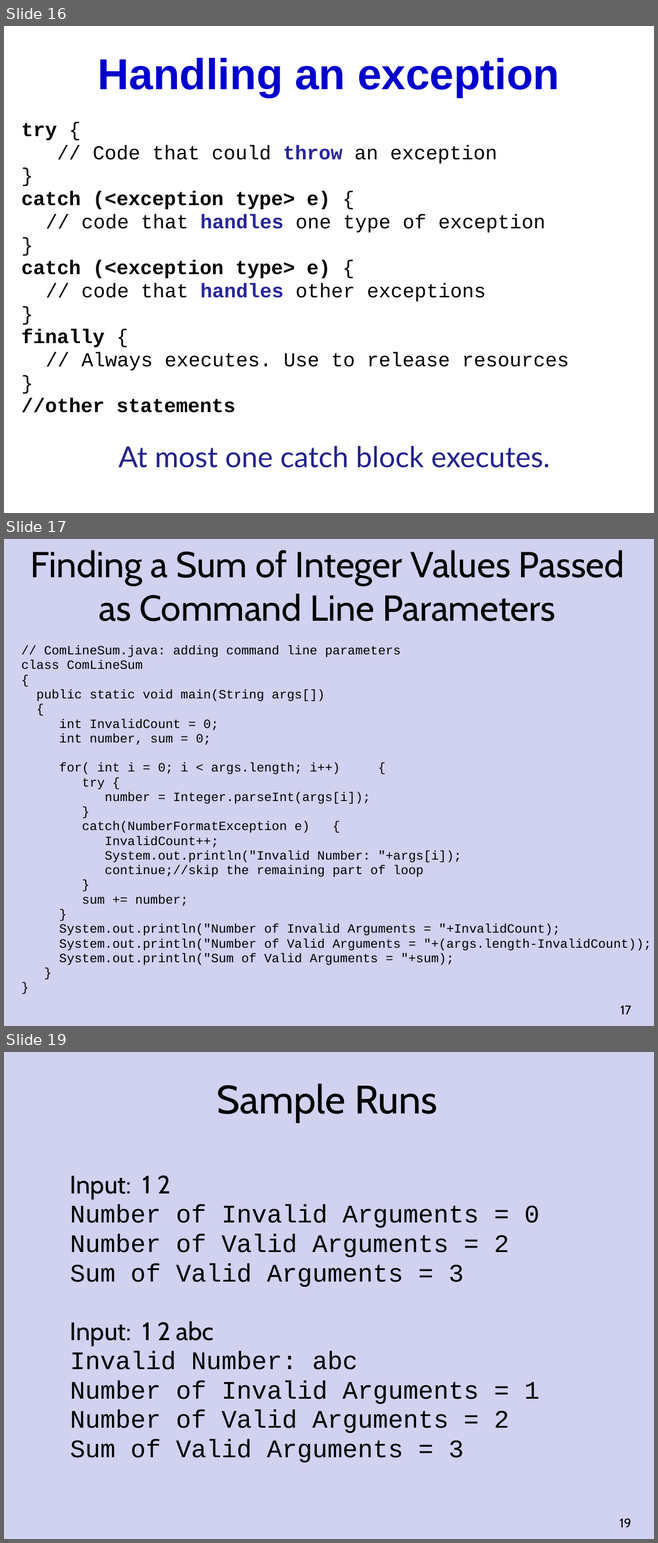
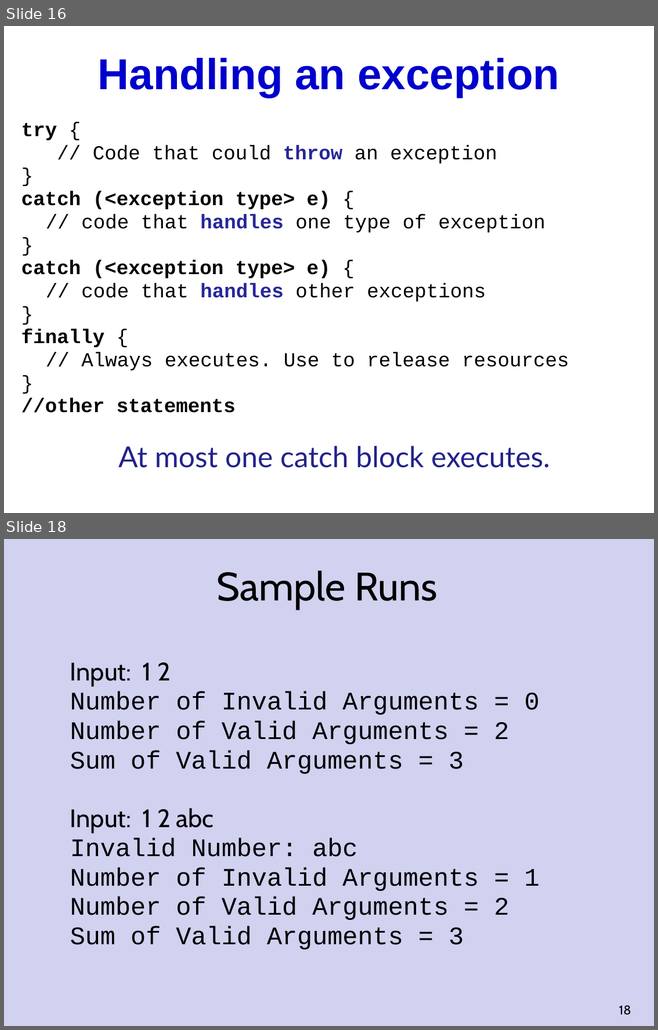
Before and after one commit to Cy-FairCS/cs3, a slide deck: u02d_exceptions/notes/a_Java Exceptions.pptx. Shown one above the other, each under a label of ours: slides 16, 17 and 19 before the commit, slides 16 and 18 after it; the slides between them are not shown. The pictures are 658x1543 and 658x1030 pixels, drawn with LibreOffice and Linux fonts; fonts in the diff are those of the drawing. Boxes give left, top, right and bottom in pixels: in the first picture for what was removed or moved away, otherwise in the second. Text is boxed around its words. In the diff, an @@ line names an element or a change of style, - is before the commit and + after.

Commit message:
Updated exceptions ppts

```diff
--- a/u02d_exceptions/notes/a_Java Exceptions.pptx
+++ b/u02d_exceptions/notes/a_Java Exceptions.pptx
@@ slide 17 removed at [4, 539, 654, 1026], background #D1D1F0 @@
@@ title removed at [30, 550, 624, 621] @@
-Finding a Sum of Integer Values Passed as Command Line Parameters
@@ text removed at [21, 646, 651, 965] @@
-// ComLineSum.java: adding command line parameters
-class ComLineSum
-{
-public static void main(String args[])
-{
-int InvalidCount = 0;
-int number, sum = 0;
-for( int i = 0; i < args.length; i++) {
-try {
-number = Integer.parseInt(args[i]);
-}
-catch(NumberFormatException e) {
-InvalidCount++;
-System.out.println("Invalid Number: "+args[i]);
-continue;//skip the remaining part of loop
-}
-sum += number;
-}
-System.out.println("Number of Invalid Arguments = "+InvalidCount);
-System.out.println("Number of Valid Arguments = "+(args.length-InvalidCount));
-System.out.println("Sum of Valid Arguments = "+sum);
-}
-}
@@ page number removed at [620, 1005, 631, 1015] @@
-17
@@ what was slide 19 is now slide 18 @@
@@ page number at [619, 1005, 631, 1015]: text changed @@
-19
+18
```
Also in this commit, not shown: 5 slides changed, 5 slides added, 1 other slide removed, 1 other file.
